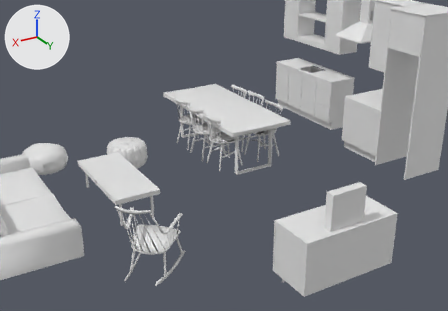
A saved change to the glTF model dist/sceneMesh.glb.
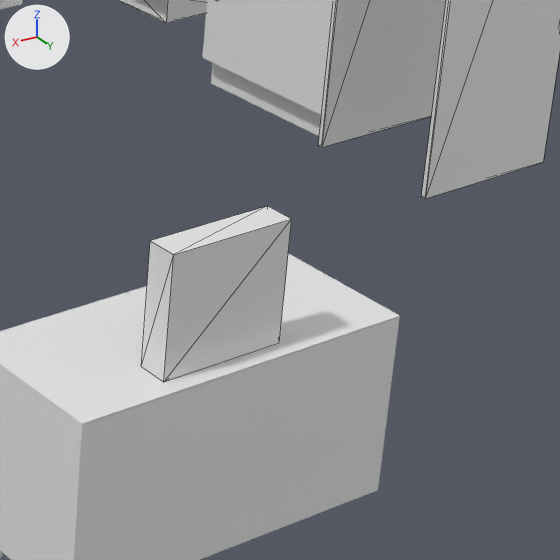
There are two pictures of each version: one from a 50 mm lens placed at (3.85, 6.67, 3.88), pointed at (0.9, 1.76, 1.43), one close up on the part from 63% to 99% of the width and 40% to 91% of the height. The lights are fixed; the arrows at upper left show +X, +Y and +Z. The close-ups show mesh edges as thin lines. Where no turn or scale is listed for an object, it has been applied to the vertices. Vertices at the same position are counted once.

The older version as bpy lines, for what is in view:
```python
me_cozinha_abc_b = bpy.data.meshes.new('Cozinha_ABC_B')
me_cozinha_abc_b.from_pydata(...)  # 116 vertices, 196 faces; spans x -0.07..0.67, y 1.64..2.95, z -1.84..0.53
me_cozinha_abc_d = bpy.data.meshes.new('Cozinha_ABC_D')
me_cozinha_abc_d.from_pydata(...)  # 371 vertices, 647 faces; spans x -0.38..0.14, y 0.62..2.22, z -0.04..0.84
me_videowall_a = bpy.data.meshes.new('videoWall_A')
me_videowall_a.from_pydata(...)  # a box spanning x -0.218..0.218, y -0.05..0.05, z 0.0..0.405
ob_cozinha_abc_b = bpy.data.objects.new('Cozinha_ABC_B', me_cozinha_abc_b)
ob_cozinha_abc_b.location = (-3.252, -1.902, 1.841)
ob_cozinha_abc_d = bpy.data.objects.new('Cozinha_ABC_D', me_cozinha_abc_d)
ob_cozinha_abc_d.location = (-3.07, -3.318, 0.039)
ob_videowall_a = bpy.data.objects.new('videoWall_A', me_videowall_a)
ob_videowall_a.location = (-0.06, 2.536, 0.735)
# also in view: 'aparador' at (-0.1, 2.37, 0.37); 'Cozinha_ABC_C' at (-3.02, 0.01, 0.44)
```
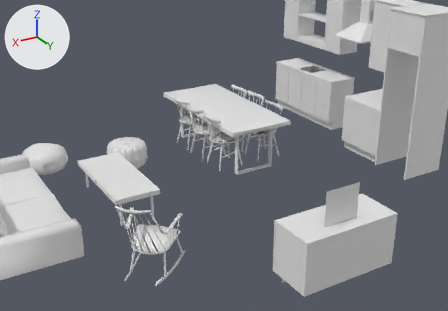
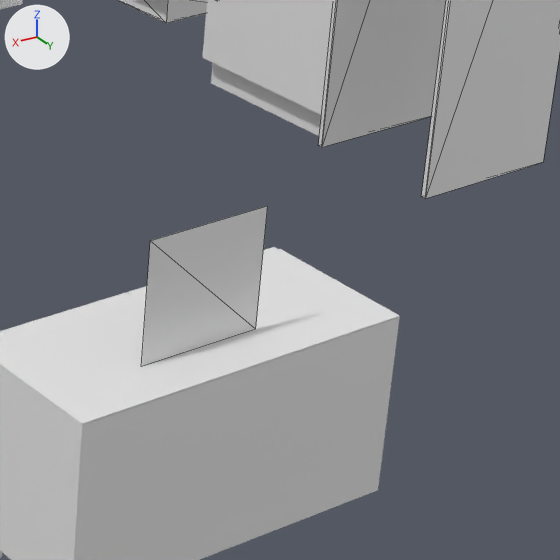
Commit message: ajuste do meshVideo

Where the change shows, as pixel boxes [x1, y1, x2, y2] in the close-ups (560 x 560 px):
'videoWall_A', reshaped (16% narrower, 8% shorter)
    before: [141, 206, 292, 382]
    after: [141, 206, 268, 367]
part 1 of me_videowall_a, deleted
    before: [141, 206, 292, 382]

The edits, one by one:
me_videowall_a is used by ob_videowall_a; location (-0.06, 2.536, 0.735).
me_videowall_a had 8 vertices, 12 faces and spanned x -0.218..0.218, y -0.05..0.05, z 0.0..0.405.
me_videowall_a now has 4 vertices, 2 faces and spans x -0.218..0.218, y -0.05, z 0.0..0.405.
Part 1, on me_videowall_a:
4 vertices are removed from x -0.218..0.218, y 0.05, z 0.0..0.405.
10 faces are deleted.
